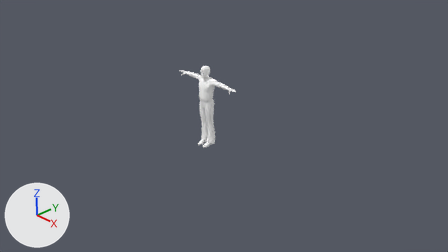
The Blender file Trunk/Assets/Animations/Posing.blend: old version first, new version second.
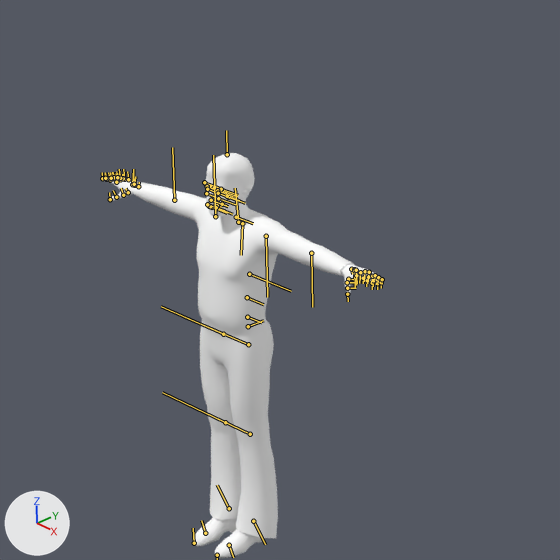
There are two pictures of each version: one from the file's camera 'Camera', one close up on the part from 35% to 61% of the width and 14% to 59% of the height. Arrows for +X, +Y and +Z are at lower left; the lights stay in place. The bones that bend it are drawn over the model as lines in the close-ups.

Objects in the first close-up: 'H_DDS_MidRes'.
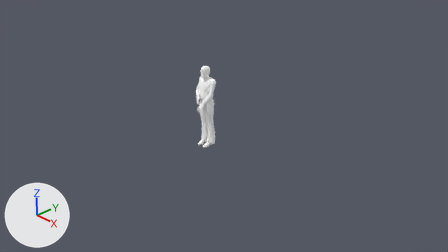
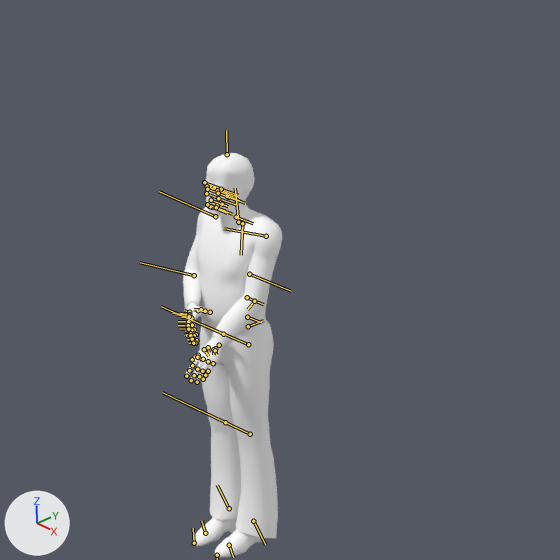
The newer file adds an action. The first version stands in its rest pose; the second is drawn at frame 10 of the action 'Cross'.

Location of each change, (x1, y1, x2, y2) in pixels of the close-ups (560 x 560 px):
'H_DDS_MidRes', posed: before (102, 153, 383, 558); after (183, 153, 282, 558)
bone 'RightArm', root to tip: before (215, 216) to (213, 155); after (215, 216) to (159, 191)
bone 'RightForeArm', root to tip: before (174, 200) to (172, 147); after (194, 275) to (140, 262)
bone 'RightHand', root to tip: before (138, 186) to (139, 182); after (189, 312) to (184, 310)
bone 'RightHandIndex3', root to tip: before (106, 179) to (105, 173); after (194, 329) to (188, 330)
bone 'RightHandMiddle3', root to tip: before (109, 178) to (108, 172); after (194, 335) to (188, 337)
bone 'RightHandRing3', root to tip: before (114, 177) to (113, 172); after (193, 338) to (188, 340)
bone 'LeftArm', root to tip: before (266, 236) to (267, 297); after (266, 236) to (224, 228)
bone 'LeftForeArm', root to tip: before (311, 253) to (312, 307); after (254, 301) to (247, 309)
bone 'LeftHand', root to tip: before (351, 269) to (352, 274); after (219, 345) to (219, 347)
bone 'LeftHandThumb1', root to tip: before (348, 279) to (353, 279); after (208, 347) to (209, 352)
bone 'LeftHandIndex1', root to tip: before (356, 275) to (356, 285); after (197, 357) to (199, 359)
bone 'LeftHandMiddle1', root to tip: before (360, 272) to (359, 283); after (203, 359) to (205, 359)
bone 'LeftHandRing1', root to tip: before (365, 271) to (364, 281); after (208, 361) to (210, 362)
bone 'LeftHandPinky1', root to tip: before (369, 272) to (368, 280); after (213, 363) to (215, 364)

Diff of the bpy script that builds the scene:
```diff
--- a/Trunk/Assets/Animations/Posing.blend.py
+++ b/Trunk/Assets/Animations/Posing.blend.py
@@ bone_rightarm @@
 bone_rightarm = bpy.data.objects['Reference'].pose.bones['RightArm']  # child of 'RightShoulder'
-bone_rightarm.rotation_quaternion = (1.0, 0.0, 0.0, 0.0)  # degrees (0, 0, 0)
+bone_rightarm.rotation_quaternion = (0.736, -0.042, 0.277, -0.589)  # degrees (-26, 22, -82)
@@ bone_rightforearm @@
 bone_rightforearm = bpy.data.objects['Reference'].pose.bones['RightForeArm']  # child of 'RightArm'
-bone_rightforearm.rotation_quaternion = (1.0, 0.0, 0.0, 0.0)  # degrees (0, 0, 0)
+bone_rightforearm.rotation_quaternion = (0.773, -0.133, 0.46, -0.135)  # degrees (-41, 53, -41)
@@ bone_righthand @@
 bone_righthand = bpy.data.objects['Reference'].pose.bones['RightHand']  # child of 'RightForeArm'
-bone_righthand.rotation_quaternion = (1.0, 0.0, 0.0, 0.0)  # degrees (0, 0, 0)
+bone_righthand.rotation_quaternion = (0.987, 0.011, -0.05, -0.096)  # degrees (2, -6, -11)
@@ bone_righthandindex3 @@
 bone_righthandindex3 = bpy.data.objects['Reference'].pose.bones['RightHandIndex3']  # child of 'RightHandIndex2'
-bone_righthandindex3.rotation_quaternion = (1.0, 0.0, 0.0, 0.0)  # degrees (0, 0, 0)
+bone_righthandindex3.rotation_quaternion = (0.991, 0.018, -0.05, -0.074)  # degrees (3, -6, -9)
@@ bone_righthandmiddle3 @@
 bone_righthandmiddle3 = bpy.data.objects['Reference'].pose.bones['RightHandMiddle3']  # child of 'RightHandMiddle2'
-bone_righthandmiddle3.rotation_quaternion = (1.0, 0.0, 0.0, 0.0)  # degrees (0, 0, 0)
+bone_righthandmiddle3.rotation_quaternion = (0.991, 0.019, -0.056, -0.067)  # degrees (3, -6, -8)
@@ bone_righthandring3 @@
 bone_righthandring3 = bpy.data.objects['Reference'].pose.bones['RightHandRing3']  # child of 'RightHandRing2'
-bone_righthandring3.rotation_quaternion = (1.0, 0.0, 0.0, 0.0)  # degrees (0, 0, 0)
+bone_righthandring3.rotation_quaternion = (0.998, 0.009, -0.023, -0.028)  # degrees (1, -3, -3)
@@ bone_leftarm @@
 bone_leftarm = bpy.data.objects['Reference'].pose.bones['LeftArm']  # child of 'LeftShoulder'
-bone_leftarm.rotation_quaternion = (1.0, 0.0, 0.0, 0.0)  # degrees (0, 0, 0)
+bone_leftarm.rotation_quaternion = (0.73, 0.119, 0.158, -0.624)  # degrees (-2, 23, -81)
@@ bone_leftforearm @@
 bone_leftforearm = bpy.data.objects['Reference'].pose.bones['LeftForeArm']  # child of 'LeftArm'
-bone_leftforearm.rotation_quaternion = (1.0, 0.0, 0.0, 0.0)  # degrees (0, 0, 0)
+bone_leftforearm.rotation_quaternion = (0.849, -0.297, 0.24, 0.007)  # degrees (-41, 28, -10)
@@ bone_lefthand @@
 bone_lefthand = bpy.data.objects['Reference'].pose.bones['LeftHand']  # child of 'LeftForeArm'
-bone_lefthand.rotation_quaternion = (1.0, 0.0, 0.0, 0.0)  # degrees (0, 0, 0)
+bone_lefthand.rotation_quaternion = (0.985, -0.13, -0.089, -0.036)  # degrees (-15, -11, -3)
@@ bone_lefthandthumb1 @@
 bone_lefthandthumb1 = bpy.data.objects['Reference'].pose.bones['LeftHandThumb1']  # child of 'LeftFingerBase'
-bone_lefthandthumb1.rotation_quaternion = (1.0, 0.0, 0.0, 0.0)  # degrees (0, 0, 0)
+bone_lefthandthumb1.rotation_quaternion = (0.989, 0.012, 0.014, -0.097)  # degrees (1, 2, -11)
@@ bone_lefthandindex1 @@
 bone_lefthandindex1 = bpy.data.objects['Reference'].pose.bones['LeftHandIndex1']  # child of 'LeftHandIndex0'
-bone_lefthandindex1.rotation_quaternion = (1.0, 0.0, 0.0, 0.0)  # degrees (0, 0, 0)
+bone_lefthandindex1.rotation_quaternion = (0.997, 0.0, 0.037, -0.035)  # degrees (0, 4, -4)
@@ bone_lefthandmiddle1 @@
 bone_lefthandmiddle1 = bpy.data.objects['Reference'].pose.bones['LeftHandMiddle1']  # child of 'LeftFingerBase'
-bone_lefthandmiddle1.rotation_quaternion = (1.0, 0.0, 0.0, 0.0)  # degrees (0, 0, 0)
+bone_lefthandmiddle1.rotation_quaternion = (0.998, -0.005, 0.031, -0.03)  # degrees (-1, 4, -3)
@@ bone_lefthandring1 @@
 bone_lefthandring1 = bpy.data.objects['Reference'].pose.bones['LeftHandRing1']  # child of 'LeftFingerBase'
-bone_lefthandring1.rotation_quaternion = (1.0, 0.0, 0.0, 0.0)  # degrees (0, 0, 0)
+bone_lefthandring1.rotation_quaternion = (0.996, -0.006, 0.041, -0.039)  # degrees (-1, 5, -5)
@@ bone_lefthandpinky1 @@
 bone_lefthandpinky1 = bpy.data.objects['Reference'].pose.bones['LeftHandPinky1']  # child of 'LeftHandPinky0'
-bone_lefthandpinky1.rotation_quaternion = (1.0, 0.0, 0.0, 0.0)  # degrees (0, 0, 0)
+bone_lefthandpinky1.rotation_quaternion = (0.981, -0.01, 0.093, -0.089)  # degrees (-2, 11, -11)
```
